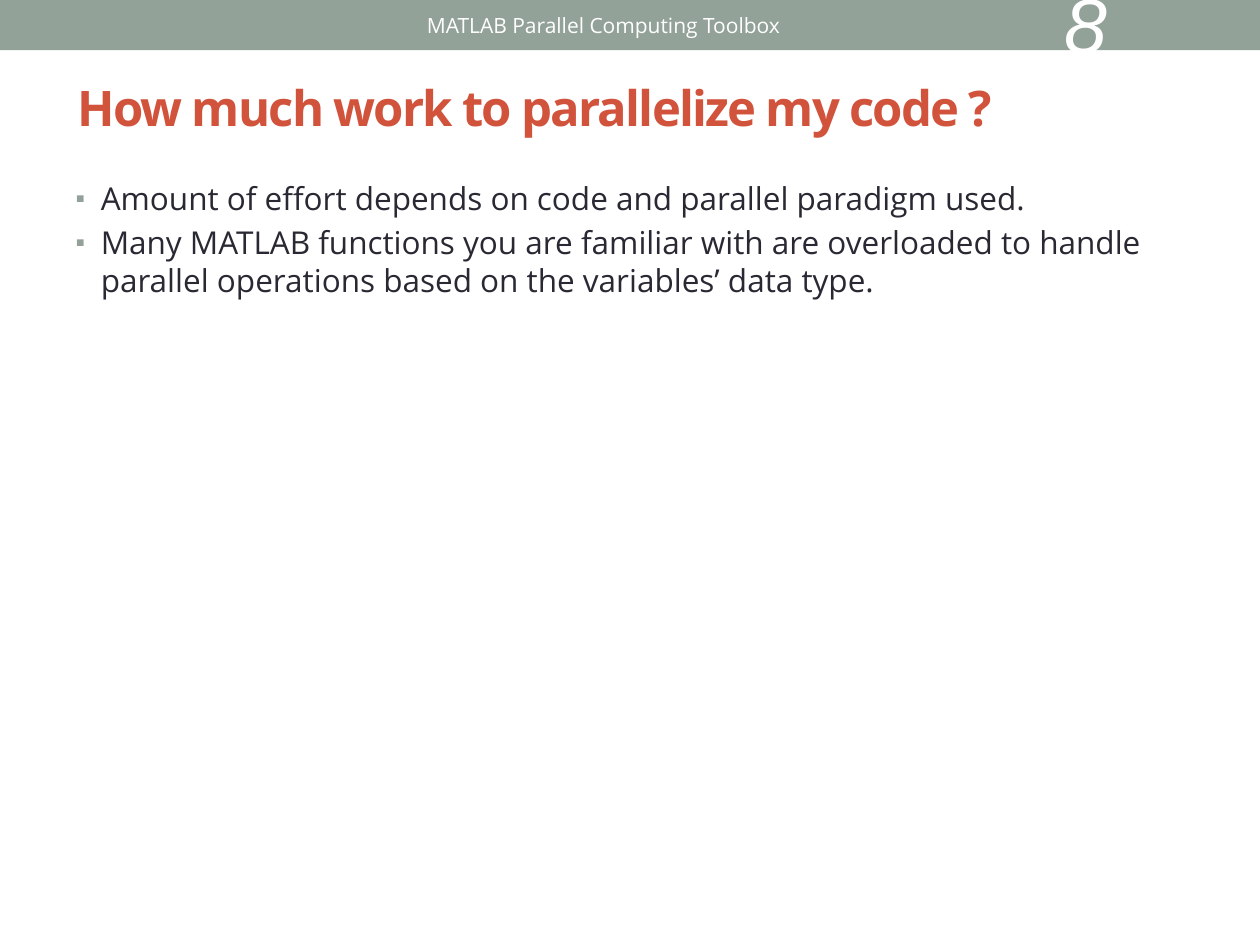
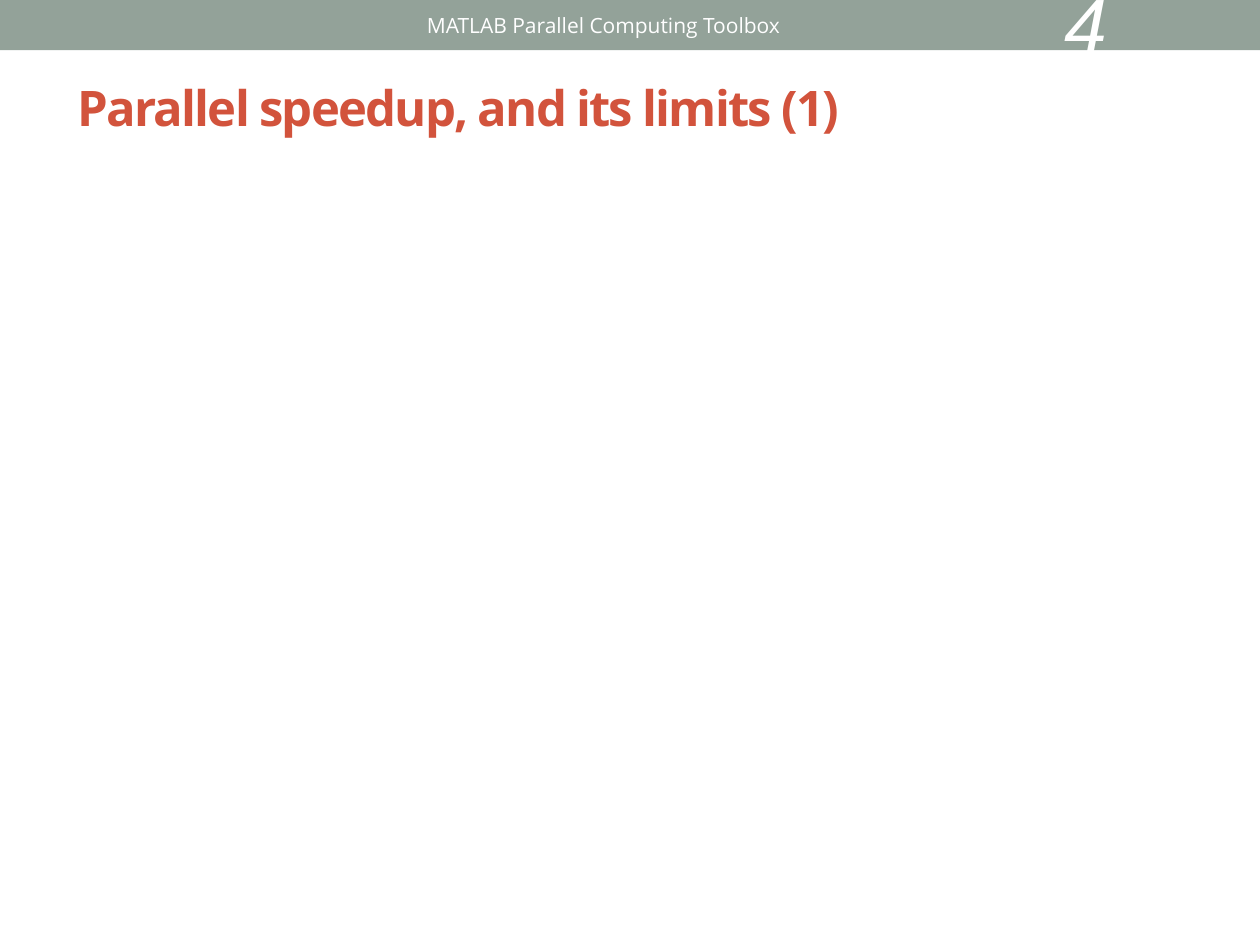
Before and after one commit to keithfma/bu_tutorial_matlab_parallel, a slide deck: slide 4 of slides.pptx (slide 8 before the commit). Drawn at 1260x945 pixels with LibreOffice and Linux fonts; fonts in the diff are those of the drawing; grey boxes stand for pictures. Boxes give left, top, right and bottom in pixels: in the first picture for what was removed or moved away, otherwise in the second. Text is boxed around its words. In the diff, an @@ line names an element or a change of style, - is before the commit and + after.

```diff
--- a/slides.pptx
+++ b/slides.pptx
@@ page number at bbox=[1064, 0, 1107, 50]: text changed @@
-8
+4
@@ title at bbox=[77, 88, 840, 138]: text changed @@
-How much work to parallelize my code ?
+Parallel speedup, and its limits (1)
@@ text removed at bbox=[101, 186, 1140, 300] @@
-▪ Amount of effort depends on code and parallel paradigm used.
-▪ Many MATLAB functions you are familiar with are overloaded to handle parallel operations based on the variables’ data type.
```
Also in this commit, not shown: 15 other slides changed, 20 slides added, 25 slides removed.
